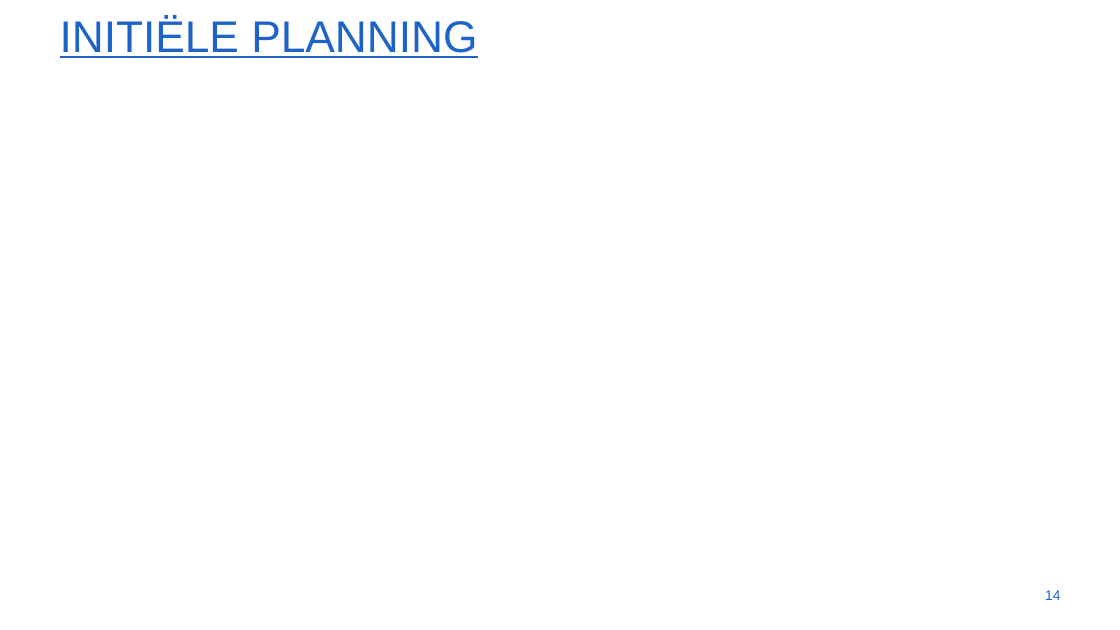
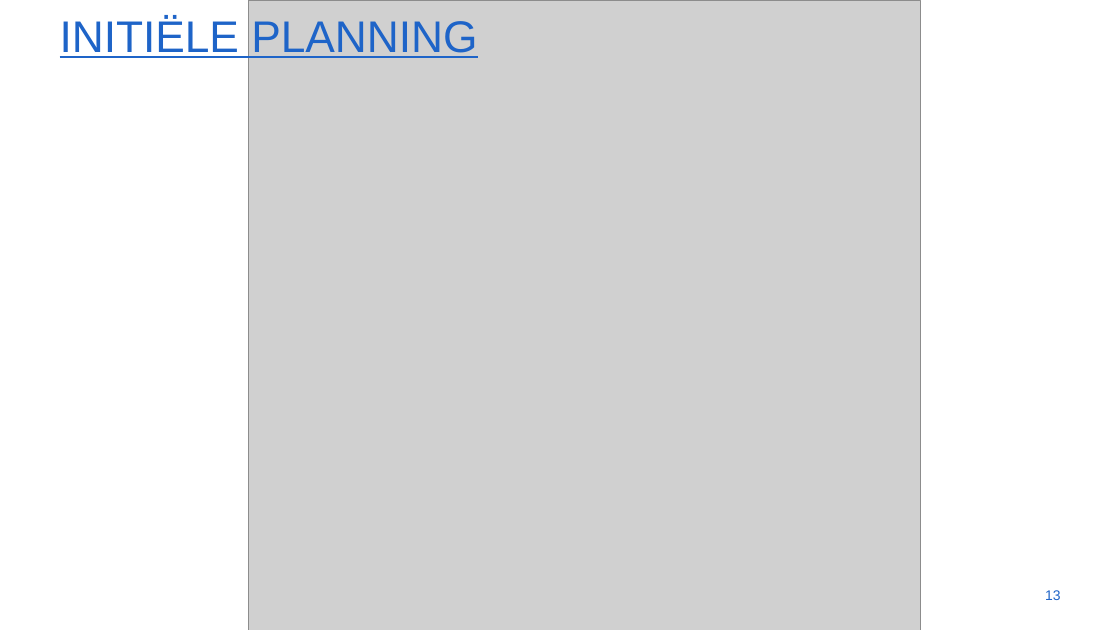
Before and after one commit to gartangh/Cross-Curricular-Project, a slide deck: slide 13 of Report/Presentatie_1.pptx (slide 14 before the commit). Drawn at 1120x630 pixels with LibreOffice and Linux fonts; fonts in the diff are those of the drawing; grey boxes stand for pictures; background and template pictures are left out. Boxes give left, top, right and bottom in pixels: in the first picture for what was removed or moved away, otherwise in the second. Text is boxed around its words. In the diff, an @@ line names an element or a change of style, - is before the commit and + after.

```diff
--- a/Report/Presentatie_1.pptx
+++ b/Report/Presentatie_1.pptx
@@ picture added at [248,0,920,630] @@
@@ page number at [1045,590,1061,600]: text changed @@
-14
+13
```
Also in this commit, not shown: 1 slide added, 2 slides removed.
